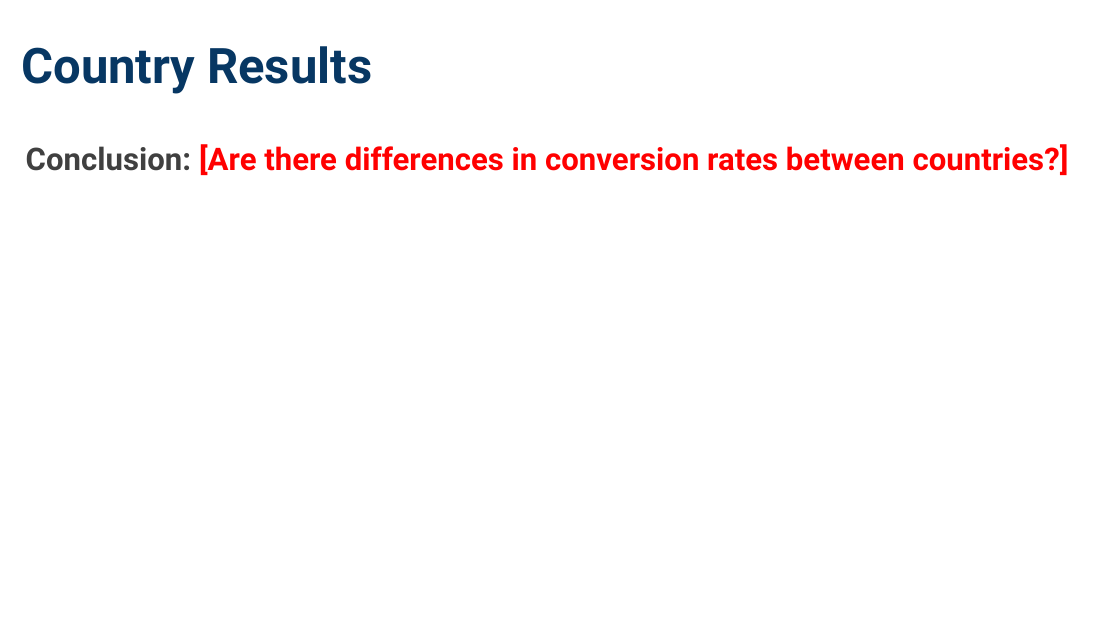
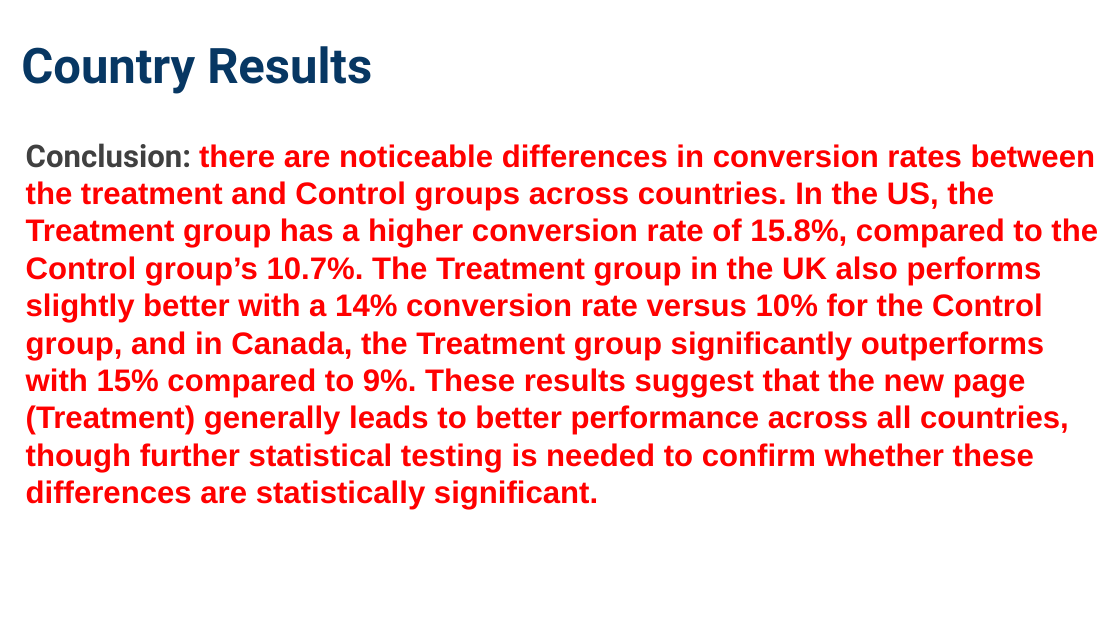
Before and after one commit to AmmarYasserAI-2/Analyze_AB_test_results, a slide deck: slide 5 of analyze-a_b-test-results.pptx. Drawn at 1120x630 pixels with LibreOffice and Linux fonts; fonts in the diff are those of the drawing. Boxes give left, top, right and bottom in pixels: in the first picture for what was removed or moved away, otherwise in the second. Text is boxed around its words. In the diff, an @@ line names an element or a change of style, - is before the commit and + after.

```diff
--- a/analyze-a_b-test-results.pptx
+++ b/analyze-a_b-test-results.pptx
@@ text at (26,143,1098,509): text changed; font Roboto to Arial @@
-Conclusion: [Are there differences in conversion rates between countries?]
+Conclusion: there are noticeable differences in conversion rates between the treatment and Control groups across countries. In the US, the Treatment group has a higher conversion rate of 15.8%, compared to the Control group’s 10.7%. The Treatment group in the UK also performs slightly better with a 14% conversion rate versus 10% for the Control group, and in Canada, the Treatment group significantly outperforms with 15% compared to 9%. These results suggest that the new page (Treatment) generally leads to better performance across all countries, though further statistical testing is needed to confirm whether these differences are statistically significant.
```
Also in this commit, not shown: 3 other slides changed, 2 other files.
